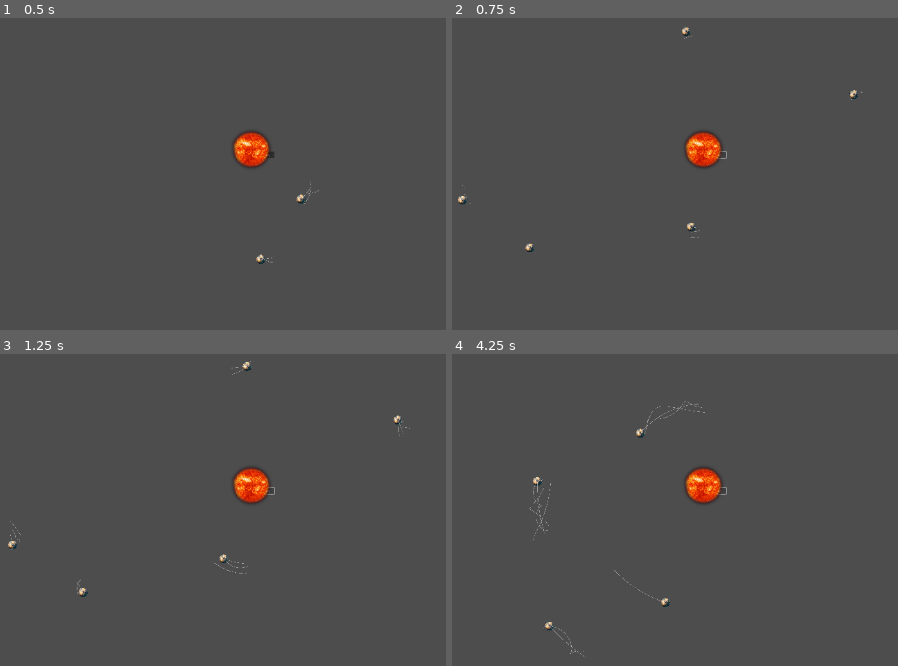
Above: before the commit, frames 1-4 (two rows, left to right).
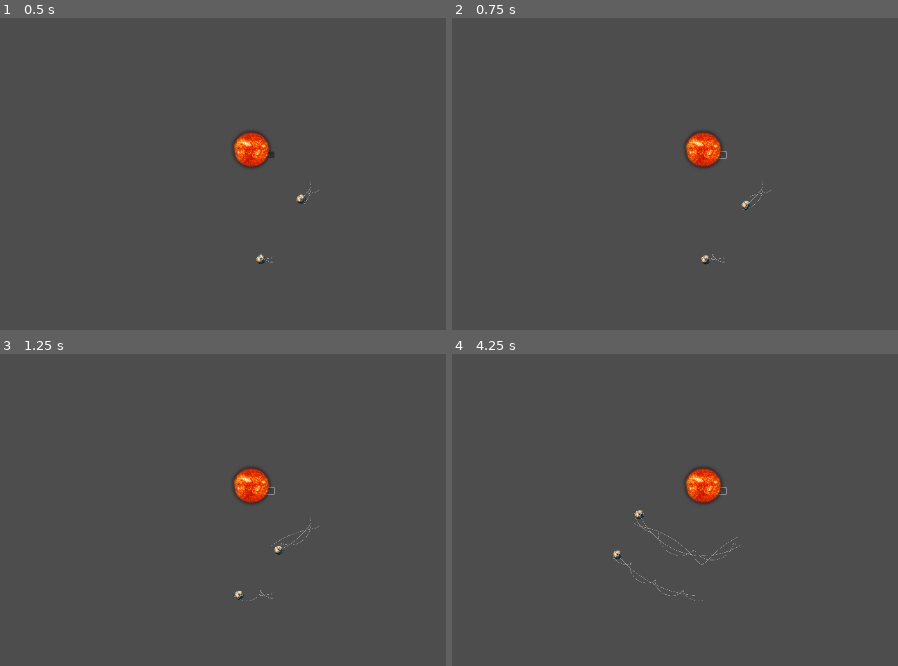
Above: after the commit, the same moments.

Repository: MylesJPritchett/escape-burn
Game: Godot game, scene res://main.tscn
The game is run twice, just before and just after one commit, with the same random seed, the same clock (stepped at 60 frames per second) and the same inputs.
Inputs:
- Up to frame 1 (0.5 s): no input
- Up to frame 2 (0.75 s): click "Restart" at 0.5 s
- Up to frame 3 (1.25 s): no input
- Up to frame 4 (4.25 s): click "Restart" at 1.25 s; click "Restart" at 2 s

Frame 1 is identical in both runs. In frame 2, 0.3% of the frame differs, in the area x 1-92%, y 2-80%; in frame 3, 0.4%; in frame 4, 0.7%, in the area x 17-65%, y 15-98%.

Commit message:
feat: Add background sprite

Diff:
--- a/main.tscn
+++ b/main.tscn
@@ -1,5 +1,6 @@
-[gd_scene load_steps=2 format=3 uid="uid://b67o8rwlfk0s3"]
+[gd_scene load_steps=3 format=3 uid="uid://b67o8rwlfk0s3"]
 
+[ext_resource type="Texture2D" uid="uid://cqdfiwmrfogga" path="res://background.jpg" id="2_0xm2m"]
 [ext_resource type="Script" uid="uid://wnoi72sg1k6q" path="res://space_manager.gd" id="2_h2yge"]
 
 [node name="Main" type="Node2D"]
@@ -8,7 +9,6 @@
 position = Vector2(571, 324)
 
 [node name="Camera2D" type="Camera2D" parent="Player"]
-current = true
 zoom = Vector2(0.3, 0.3)
 
 [node name="SpaceManager" type="Node2D" parent="."]
@@ -22,4 +22,9 @@
 offset_bottom = 40.0
 text = "Restart"
 
-[connection signal="pressed" from="RestartButton" to="SpaceManager" method="_on_restart_button_pressed"]
+[node name="Sprite2D" type="Sprite2D" parent="."]
+visible = false
+z_index = -100
+position = Vector2(657, 321.5)
+scale = Vector2(13.5117, 15.1131)
+texture = ExtResource("2_0xm2m")
